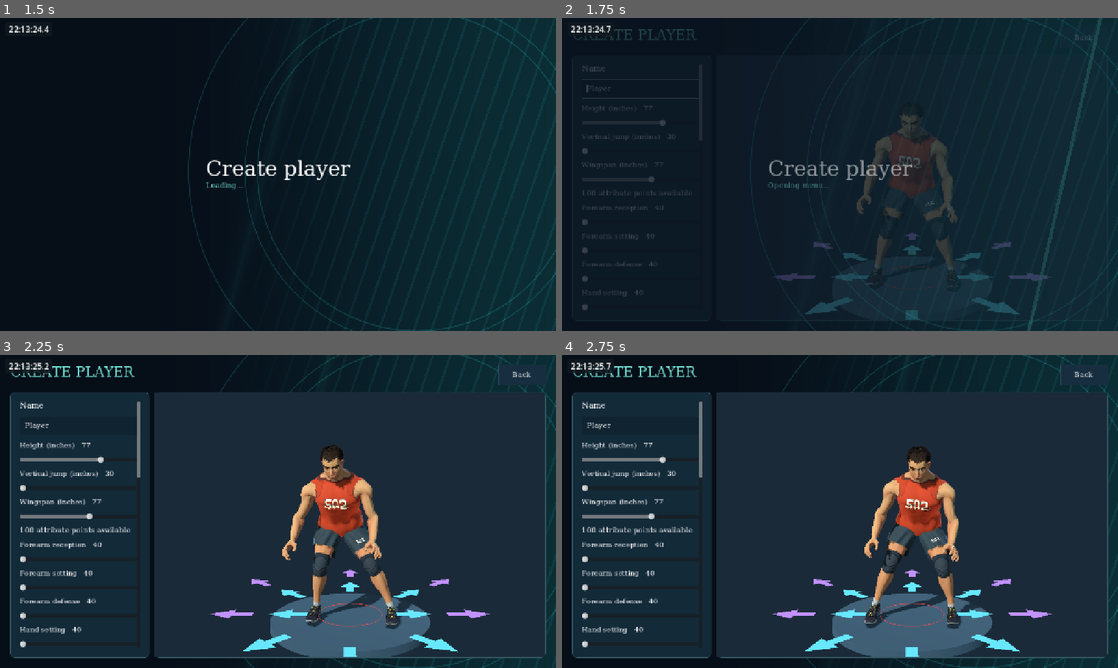
Above: before the commit, frames 1-4 (two rows, left to right).
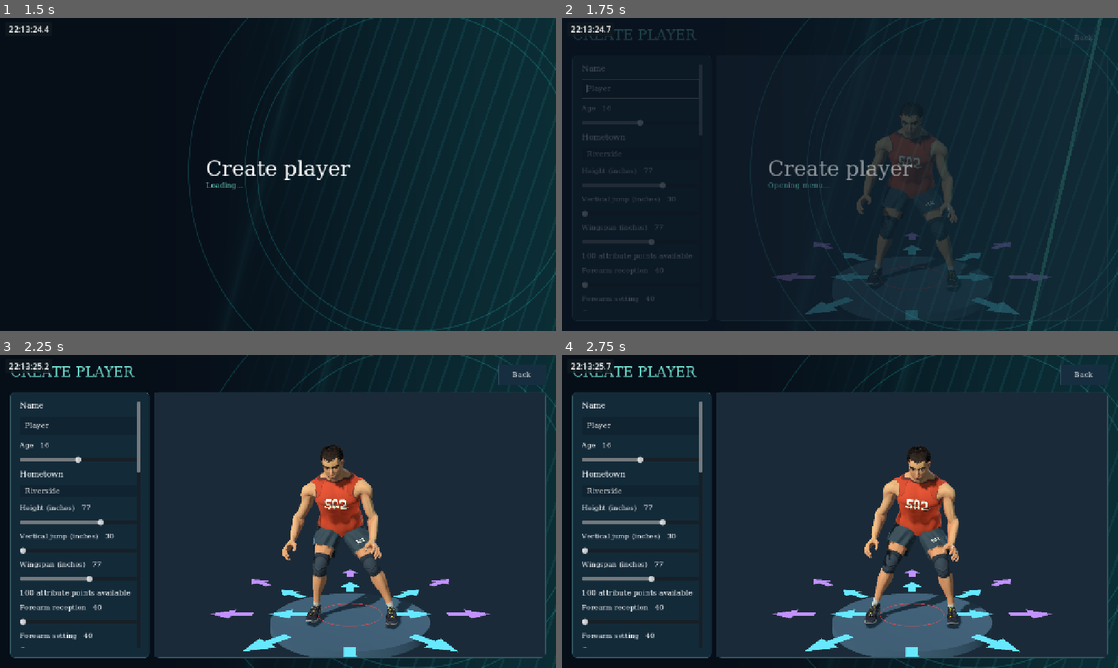
Above: after the commit, the same moments.

Repository: foreandr/volleyball
Game: Godot game, scene res://scenes/main.tscn
Same seed, same stepped clock (60 frames per second), same inputs: the game is played once before the commit and once after it. Sound files missing from this copy of the repository are replaced by a short silence.
Inputs (mouse positions are in pixels of both pictures, inside the frame that each line leads up to):
- Up to frame 1 (1.5 s): click "My Career" at 0.5 s; click "Create athlete" at 1.25 s
- Up to frame 2 (1.75 s): no input
- Up to frame 3 (2.25 s): tap Enter (ui_accept) at 2 s; move the mouse to (400, 495) at 2.02 s; hold Right (ui_right) from 2.03 s (still down); hold Space from 2.03 s (still down); click (400, 495) at 2.17 s
- Up to frame 4 (2.75 s): keep holding Right (ui_right); keep holding Space; tap Enter (ui_accept) at 2.27 s; tap E at 2.3 s

Frame 1 is identical in both runs. In frame 2, 0.8% of the frame differs, in the area x 3-24%, y 28-94%; in frame 3, 2.8%, in the area x 3-26%, y 28-94%; in frame 4, 2.8%.

Commit message:
Capture school roster headshots and smooth setter turns and huddle arrivals

Diff:
--- a/project.godot
+++ b/project.godot
@@ -21,6 +21,7 @@
 renderer/rendering_method.mobile="gl_compatibility"
 
 [autoload]
+SchoolHeadshots="*res://scripts/school_headshots.gd"
 StorySession="*res://scripts/story_session.gd"
 MenuPresentation="*res://scripts/menu_presentation.gd"
 CareerSession="*res://scripts/career_session.gd"
--- a/scripts/career_session.gd
+++ b/scripts/career_session.gd
@@ -14,6 +14,18 @@
 
 func _ready() -> void:
 	data.load(store_path)
+	if data.has_section("athletes"):
+		var changed := false
+		for id in data.get_section_keys("athletes"):
+			var saved: Dictionary = data.get_value("athletes",id)
+			var clean := Profile.clean(saved)
+			for field in ["age","hometown","handedness","name"]:
+				if not saved.has(field):
+					saved[field] = clean[field]
+					changed = true
+			data.set_value("athletes",id,saved)
+			SchoolHeadshots.request(saved)
+		if changed: persist()
 	athlete_id = data.get_value("selection","athlete","")
 	process_mode = Node.PROCESS_MODE_ALWAYS
 	prompt.title = "Career console"
@@ -71,6 +83,7 @@
 	if spent(values)>100 or str(values.name).strip_edges().is_empty(): return false
 	var id := Crypto.new().generate_random_bytes(12).hex_encode()
 	data.set_value("athletes",id,Profile.clean(values))
+	SchoolHeadshots.request(values)
 	athlete_id = id
 	select(id)
 	return checkpoint("origin",0)
--- a/scripts/create.gd
+++ b/scripts/create.gd
@@ -147,6 +147,13 @@
 	name_field.text_changed.connect(func(value): profile.name = value; update_profile())
 	controls.add_child(name_field)
 	profile = Profile.clean(profile)
+	add_attribute(controls,"Age","age",14,18,profile.age)
+	controls.add_child(label("Hometown",18))
+	var town := LineEdit.new()
+	town.text = profile.hometown
+	town.max_length = 64
+	town.text_changed.connect(func(value): profile.hometown = value)
+	controls.add_child(town)
 	add_attribute(controls,"Height (inches)","height_cm",60,84,profile.height_cm / 2.54)
 	add_attribute(controls,"Vertical jump (inches)","vertical_in",30,60,profile.vertical_in)
 	add_attribute(controls,"Wingspan (inches)","wingspan_in",48,96,profile.wingspan_in)
@@ -205,6 +212,7 @@
 func save_player() -> void:
 	profile.name = name_field.text
 	profile.handedness = "Left" if hand_field.selected == 1 else "Right"
+	SchoolHeadshots.request(profile)
 	if CareerSession.creating:
 		if CareerSession.create_athlete(profile):
 			CareerSession.enter_origin = true
--- a/scripts/indoor_practice.gd
+++ b/scripts/indoor_practice.gd
@@ -132,6 +132,7 @@
 	coach.play_action("idle")
 	preload("res://scripts/practice_kit.gd").apply(setter,false)
 	preload("res://scripts/practice_kit.gd").apply(coach,true)
+	setter.set_meta("school_photo",SchoolHeadshots.request(setter.attributes))
 	coach_motion.dress(coach)
 	seat_teammates()
 	for i in PINS.size():
@@ -180,6 +181,14 @@
 func start_drill() -> void:
 	start_practice()
 
+func register_student(actor: Node3D, variant: int) -> void:
+	var names := ["Jordan Reyes","Micah Bell","Noah Park","Eli Chen","Kai Singh","Luca Costa","Sam Rivera","Jules Martin","Rin Ito","Ari Kim","Alex Lewis","Sol Evans","Toby Wright","Casey Lee","Morgan Cole","Jamie Hall","Reese Gray","Dev Patel"]
+	var index := variant - 1 if variant < 20 else variant - 12
+	var values := {"name":names[index],"age":15 + index % 4,"hometown":["Hamilton","Burlington","Toronto","Oshawa","Kingston"][index % 5],"handedness":"Left" if index % 4 == 1 else "Right"}
+	if variant >= 20: values.height_cm = 172 + ((variant - 20) * 7) % 29
+	actor.apply_profile(values)
+	actor.set_meta("school_photo",SchoolHeadshots.request(actor.attributes,variant,actor.team_color))
+
 func seat_teammates() -> void:
 	var seats := [[-1,1,-3.0],[1,0,-1.1],[-1,1,0.9],[1,0,1.4],[-1,2,3.3],[1,1,4.2],[-1,0,5.5],[1,2,6.0],[-1,2,7.8],[1,1,8.0]]
 	for i in seats.size():
@@ -187,6 +196,7 @@
 		var side := int(seat[0])
 		var row := int(seat[1])
 		var athlete_ := athlete(Vector3(side*(6.8+row*.69),0,float(seat[2])),["245447","a34d31","334357"][i%3])
+		register_student(athlete_,20+i)
 		athlete_.set_height_cm(172+(i*7)%29)
 		preload("res://scripts/practice_kit.gd").apply(athlete_,false,20+i)
 		athlete_.rotation.y = -side*PI/2
@@ -260,11 +270,12 @@
 	held = -1
 
 func update_prompts(next: String) -> void:
-	var group := next if next in ["intro","complete","ground"] else "practice"
+	var group := "spectate" if rotation_drill.turn == 1 and next not in ["intro","complete"] else next if next in ["intro","complete","ground"] else "practice"
 	if group==prompt_phase: return
 	prompt_phase = group
 	var entries := []
 	match group:
+		"spectate": entries = [[JOY_BUTTON_A,"Hold to skip"]]
 		"intro": entries = [[JOY_BUTTON_A,"Hold to skip"]]
 		"complete": entries = [[JOY_BUTTON_A,"Continue"]]
 		"ground": entries = [[JOY_BUTTON_LEFT_SHOULDER,"Next toss"],[JOY_BUTTON_START,"Settings"]]
@@ -277,9 +288,12 @@
 	MenuPresentation.load_scene("res://scenes/story.tscn")
 
 func start_practice() -> void:
+	rotation_drill.advance_turn()
+	skip_time = 0
 	demonstration = false
 	demo_index = 0
 	reset_feed()
+	if rotation_drill.turn == 1: say(coach, "%s, you're up first." % setter.display_name,4.0)
 
 func jump_rep() -> bool:
 	return demo_index%2==1 if demonstration else rotation_drill.round_index==1
@@ -319,7 +333,11 @@
 			if attempt.setter==rotation_drill.turn and attempt.made: made+=1
 		title.text="ZONE %d   /   %s   /   %d/9 MADE" % [[1,6,5][rotation_drill.round_index],TARGETS[called()],made]
 		if called()==2: message.text = "72   /   Back set"
-	panel.visible=demonstration or rotation_drill.turn==0
+	panel.visible=demonstration or rotation_drill.turn in [0,1]
+	if not demonstration and rotation_drill.turn == 1:
+		title.text = "First setter"
+		message.text = "Hold A to skip to your turn"
+		Xbox.prompts(controls_row,[[JOY_BUTTON_A,"Hold to skip"]])
 	hint.text = ""
 	hint.hide()
 	meter.value = 0
@@ -381,6 +399,8 @@
 
 func chosen_tempo() -> int:
 	return selected_tempo
+
+var still_seconds := 0.0
 
 func move_setter(delta: float,actor: Node3D=setter,off_ball := false) -> bool:
 	var motion := Vector2(axis(JOY_AXIS_LEFT_X),axis(JOY_AXIS_LEFT_Y))
@@ -406,7 +426,12 @@
 		face_set(actor,choice,delta)
 	elif Vector2(facing.x,facing.z).length()>0.05:
 		actor.rotation.y = rotate_toward(actor.rotation.y,atan2(facing.x,facing.z),delta*(3.33 if focus else 4.5))
-	actor.play_action("base/Idle" if at_net else ("idle" if direction.is_zero_approx() or focus else ("base/Sprint" if sprint else "run")))
+	var resting := direction.is_zero_approx() and not focus and not free_squat.charging and not free_jump.active and choice < 0 and (off_ball or phase == "ground")
+	still_seconds = still_seconds + delta if resting else 0.0
+	if still_seconds >= 3.0:
+		actor.play_action("base/Idle",0.65)
+	else:
+		actor.play_action("base/Idle" if at_net else ("idle" if direction.is_zero_approx() or focus else ("base/Sprint" if sprint else "run")))
 
 	if (at_net or focus) and not direction.is_zero_approx():
 		var local := actor.basis.orthonormalized().inverse()*direction
@@ -420,7 +445,50 @@
 var angular_speed := {}
 var focus_headings := {}
 
+var changing_turn := false
+
+func change_setter(skipping: bool) -> void:
+	changing_turn = true
+	skip.hide()
+	var curtain := ColorRect.new()
+	curtain.color = Color.BLACK
+	curtain.modulate.a = 0
+	curtain.z_index = 99
+	add_child(curtain)
+	curtain.set_anchors_and_offsets_preset(Control.PRESET_FULL_RECT)
+	var fade := create_tween()
+	fade.tween_property(curtain,"modulate:a",1.0,0.35)
+	await fade.finished
+	if skipping:
+		var previous := scorecard.duplicate(true)
+		var done := 0
+		for entry in scorecard:
+			if entry.setter == 1: done += 1
+		for i in range(done,9):
+			var made := rotation_drill.random.randf() < 0.6
+			scorecard.append({"setter":1,"target":ORDER[i%3],"station":i/3,"made":made,"error":0.22 if made else 1.65})
+		if not save_scorecard():
+			scorecard.assign(previous)
+			curtain.queue_free()
+			changing_turn = false
+			return
+		rotation_drill.free_ball(Vector3.DOWN)
+	rotation_drill.advance_turn()
+	for i in 3:
+		rotation_drill.roster[i].position = BASE if i == rotation_drill.turn else rotation_drill.WAIT[(i-rotation_drill.turn+3)%3]
+	jump.active = false
+	skip_time = 0
+	camera_lead = Vector3.ZERO
+	prompt_phase = ""
+	reset_feed()
+	fade = create_tween()
+	fade.tween_property(curtain,"modulate:a",0.0,0.45)
+	await fade.finished
+	curtain.queue_free()
+	changing_turn = false
+
 func _process(delta: float) -> void:
+	if changing_turn: return
 	update_speech(delta)
 	score_strip.visible=phase not in ["intro","net_guide"] and not settings.visible and (not demonstration or phase=="complete")
 	if settings.visible or phase=="net_guide": return
@@ -428,6 +496,14 @@
 		clock+=delta
 		rotation_drill.huddle(delta)
 		return
+	if rotation_drill.turn == 1 and phase != "intro" and not demonstration:
+		var holding := Input.is_key_pressed(KEY_SPACE) or (pad() >= 0 and Input.is_joy_button_pressed(pad(),Xbox.physical(JOY_BUTTON_A)))
+		skip_time = minf(1,skip_time + delta) if holding else 0.0
+		skip.visible = holding
+		skip.value = skip_time * 100
+		if skip_time >= 1:
+			change_setter(true)
+			return
 	var before := {}
 	for actor in rotation_drill.roster+[coach]+rotation_drill.workers.map(func(w): return w.actor):
 		before[actor]=actor.rotation.y
@@ -515,7 +591,7 @@
 				next_release = clock+2.0
 				if not demonstration: rotation_drill.tosses+=1
 				source = ball.position
-				toss_curve=[.55,1.35,2.65][rotation_drill.tosses%3]*rotation_drill.random.randf_range(.91,1.09)
+				toss_curve=[1.35,2.65,3.95][rotation_drill.tosses%3]*rotation_drill.random.randf_range(.91,1.09)
 				var apex := maxf(source.y,catch_point.y)+toss_curve
 				contact_time=sqrt(2.*(apex-source.y)/9.81)+sqrt(2.*(apex-catch_point.y)/9.81)
 				toss_spin=Vector3([-8.0,1.4,7.5][rotation_drill.tosses%3],rotation_drill.random.randf_range(-3,3),rotation_drill.random.randf_range(-2,2))
@@ -639,6 +715,12 @@
 				if scorecard.size()>=27:
 					complete()
 					return
+				var current_count := 0
+				for attempt in scorecard:
+					if attempt.setter == rotation_drill.turn: current_count += 1
+				if current_count == 9:
+					change_setter(false)
+					return
 				rotation_drill.advance_turn()
 				reset_feed()
 
@@ -767,19 +849,8 @@
 	return rig.to_global(rig.get_bone_global_pose(rig.find_bone("Head")).origin)
 
 func portrait(actor: Node3D) -> TextureRect:
-	var viewport := SubViewport.new()
-	viewport.size = Vector2i(96, 96)
-	viewport.world_3d = world.get_world_3d()
-	viewport.render_target_update_mode = SubViewport.UPDATE_ONCE
-	add_child(viewport)
-	var lens := Camera3D.new()
-	viewport.add_child(lens)
-	var face := head_position(actor) + Vector3.UP * 0.07
-	lens.position = face + actor.global_basis.z.normalized() * 0.72
-	lens.look_at(face)
-	lens.fov = 41
 	var photo := TextureRect.new()
-	photo.texture = viewport.get_texture()
+	photo.texture = actor.get_meta("school_photo")
 	photo.expand_mode = TextureRect.EXPAND_IGNORE_SIZE
 	photo.custom_minimum_size = Vector2(50, 50)
 	photo.size_flags_horizontal = Control.SIZE_SHRINK_CENTER
@@ -837,6 +908,7 @@
 		nameplate.text = actor.display_name
 		nameplate.horizontal_alignment = HORIZONTAL_ALIGNMENT_CENTER
 		stack.add_child(nameplate)
+		card.tooltip_text = "%s / Age %d / %s / %s-handed" % [actor.display_name,actor.attributes.age,actor.attributes.hometown,actor.handedness]
 		stack.add_child(label)
 		score_labels.append(label)
 	add_child(score_cue)
@@ -916,6 +988,7 @@
 	coach_motion.dispose()
 
 func _input(event: InputEvent) -> void:
+	if changing_turn: return
 	if phase=="net_guide": return
 	if event is InputEventKey and event.echo: return
 	if get_tree().paused: return
@@ -943,6 +1016,7 @@
 		get_viewport().set_input_as_handled()
 		return
 	if rotation_drill.turn!=0 and not demonstration:
+		if rotation_drill.turn == 1 and ((event is InputEventJoypadButton and event.button_index == Xbox.physical(JOY_BUTTON_A)) or (event is InputEventKey and event.keycode == KEY_SPACE)): return
 		free_input(event)
 		return
 	if demonstration:
--- a/scripts/player_profile.gd
+++ b/scripts/player_profile.gd
@@ -8,6 +8,8 @@
 
 static func generate() -> Dictionary:
 	var values := {"name":"%s %s" % [["Kai","Maya","Noor","Luca","Sam","Imani","Rin","Alex","Jules","Ari","Leah","Sol"].pi …(274 unchanged characters)…
+	values.age = randi_range(14,18)
+	values.hometown = ["Hamilton","Burlington","Toronto","Oshawa","Kingston"].pick_random()
 	for rating in RATINGS:
 		values[rating] = randi_range(20,99)
 	for key in KIT_CHOICES: values[key]=KIT_CHOICES[key].pick_random()
@@ -23,6 +25,9 @@
 
 static func clean(profile: Dictionary) -> Dictionary:
 	var result := {"name":str(profile.get("name",DEFAULTS.name)).strip_edges().left(32),"height_cm":clampf(float(profile.get("height_cm",DEFAULTS.height_cm)),152.4,213.36),"handedness":"Left" if profile.get("handedness","Right") == "Left" else "Right"}
+	result.age = clampi(int(profile.get("age",16)),14,18)
+	result.hometown = str(profile.get("hometown","Riverside")).strip_edges().left(64)
+	if result.hometown.is_empty(): result.hometown = "Riverside"
 	for key in KIT_CHOICES:
 		var choice=profile.get(key,KIT_CHOICES[key][0])
 		result[key]=choice if choice in KIT_CHOICES[key] else KIT_CHOICES[key][0]
--- /dev/null
+++ b/scripts/school_headshots.gd
@@ -0,0 +1,71 @@
+extends Node
+
+const Profile = preload("res://scripts/player_profile.gd")
+const Kit = preload("res://scripts/practice_kit.gd")
+const DIRECTORY := "user://school_headshots"
+var textures := {}
+var jobs: Array[Dictionary] = []
+var busy := false
+
+func request(values: Dictionary, variant := 0, color := Color("e97937")) -> Texture2D:
+	var profile := Profile.clean(values)
+	var key := (JSON.stringify(profile) + str(variant) + color.to_html()).sha256_text()
+	if textures.has(key): return textures[key]
+	var path := DIRECTORY.path_join(key + ".png")
+	var texture := ImageTexture.new()
+	textures[key] = texture
+	if FileAccess.file_exists(path):
+		var saved := Image.load_from_file(path)
+		if saved != null and not saved.is_empty():
+			texture.set_image(saved)
+			return texture
+	if DisplayServer.get_name() != "headless":
+		jobs.append({"profile":profile,"variant":variant,"color":color,"path":path,"texture":texture})
+		if not busy:
+			busy = true
+			render_queue.call_deferred()
+	return texture
+
+func render_queue() -> void:
+	DirAccess.make_dir_recursive_absolute(DIRECTORY)
+	while not jobs.is_empty():
+		var job: Dictionary = jobs.pop_front()
+		var studio := SubViewport.new()
+		studio.world_3d = World3D.new()
+		studio.size = Vector2i(256,256)
+		add_child(studio)
+		var environment := Environment.new()
+		environment.background_mode = Environment.BG_COLOR
+		environment.background_color = Color("556978")
+		environment.ambient_light_source = Environment.AMBIENT_SOURCE_COLOR
+		environment.ambient_light_color = Color.WHITE
+		environment.ambient_light_energy = 0.85
+		studio.world_3d.environment = environment
+		var actor := preload("res://scripts/volleyball_player.gd").new()
+		actor.team_color = job.color
+		studio.add_child(actor)
+		actor.apply_profile(job.profile)
+		Kit.apply(actor,false,job.variant)
+		actor.play_action("base/Idle",0)
+		actor.animator.advance(0)
+		actor.animator.pause()
+		var rig := actor.skeleton
+		var head := rig.to_global(rig.get_bone_global_pose(rig.find_bone("Head")).origin)
+		var center := head - Vector3.UP * 0.07
+		var camera := Camera3D.new()
+		studio.add_child(camera)
+		camera.position = center + Vector3.BACK * 1.4
+		camera.look_at(center)
+		camera.projection = Camera3D.PROJECTION_ORTHOGONAL
+		camera.size = 0.74 * actor.height_cm / 180.0
+		var light := DirectionalLight3D.new()
+		studio.add_child(light)
+		light.rotation_degrees = Vector3(-22,18,0)
+		studio.render_target_update_mode = SubViewport.UPDATE_ONCE
+		await RenderingServer.frame_post_draw
+		var image := studio.get_texture().get_image()
+		job.texture.set_image(image)
+		if image.save_png(job.path) != OK: push_error("Could not save school headshot.")
+		studio.queue_free()
+		await get_tree().process_frame
+	busy = false
--- a/scripts/setter_tryout.gd
+++ b/scripts/setter_tryout.gd
@@ -2,11 +2,7 @@
 
 func start_drill() -> void:
 	scorecard=CareerSession.data.get_value(CareerSession.key(),"tryout_scorecard",[]).duplicate(true)
-	var count := scorecard.size()
-	rotation_drill.round_index=mini(count/9,2)
-	rotation_drill.turn=(count/3)%3
-	rotation_drill.attempts=count%3
-	setter=rotation_drill.roster[rotation_drill.turn]
+	rotation_drill.advance_turn()
 	rep=CareerSession.progress()
 	gym.update_board(rep)
 	if CareerSession.stage() not in ["complete","after_tryout"] and not StorySession.game_options.get_value("tutorial","seen_net_guide",false):
@@ -44,6 +40,10 @@
 	for place in order.size():
 		var row: Dictionary = order[place]
 		score_labels[row.id].text = "%s\n%d/9 made" % [["Starting setter","Backup setter","Cut"][place],row.made]
+		var tint: Color = [Color("76e59b"),Color("ffda71"),Color("ff8989")][place]
+		score_labels[row.id].add_theme_color_override("font_color",tint)
+		var card: PanelContainer = score_labels[row.id].get_parent().get_parent()
+		card.add_theme_stylebox_override("panel",MenuPresentation.box(tint.darkened(0.83),tint,2))
 		score_strip.move_child(score_labels[row.id].get_parent().get_parent(),place)
 	message.text="Final standings"
 
--- a/scripts/tryout_rotation.gd
+++ b/scripts/tryout_rotation.gd
@@ -46,22 +46,14 @@
 	random.randomize()
 	roster.append(game.setter)
 	for i in [1,2]: roster.append(game.athlete(WAIT[i],["","377f95","93543a"][i]))
-	roster[1].display_name="Jordan Reyes"
-	roster[2].display_name="Micah Bell"
+	for i in [1,2]: game.register_student(roster[i],i)
 	for i in [1,2]: preload("res://scripts/practice_kit.gd").apply(roster[i],false,i)
+	for actor in roster: key_upright_idle(actor)
 	for i in HOME.size():
 		var actor: Node3D = game.athlete(HOME[i],"395b48")
+		game.register_student(actor,i+3)
 		preload("res://scripts/practice_kit.gd").apply(actor,false,i+3)
-		# The imported idle and walk clips omit spine_01. Key its neutral
-		# rotation so procedural pickup and net-duck poses can blend out.
-		for clip_name in ["base/Idle","base/Walk",actor.animation_slots.get("run","run")]:
-			if not actor.animator.has_animation(clip_name): continue
-			var clip: Animation=actor.animator.get_animation(clip_name)
-			var bone := NodePath("Armature/Skeleton3D:spine_01")
-			if clip.find_track(bone,Animation.TYPE_ROTATION_3D)>=0: continue
-			var track := clip.add_track(Animation.TYPE_ROTATION_3D)
-			clip.track_set_path(track,bone)
-			clip.rotation_track_insert_key(track,0.,actor.skeleton.get_bone_rest(actor.skeleton.find_bone("spine_01")).basis.get_rotation_quaternion())
+		key_upright_idle(actor)
 		workers.append({"actor":actor,"cargo":[],"goal":null,"lifting":0.0,"start":Vector3.ZERO})
 	runner=workers[5].actor
 	basket = Node3D.new()
@@ -167,6 +159,18 @@
 func cart_slot(cart: Node3D,slot: int) -> Vector3:
 	return cart.to_global(Vector3((slot%5-2)*.211,.703+.212*(slot/15),((slot/5)%3-1)*.214))
 
+func key_upright_idle(actor: Node3D) -> void:
+	# The imported idle and walk clips omit spine_01. Key its neutral
+	# rotation so procedural pickup and net-duck poses can blend out.
+	for clip_name in ["base/Idle","base/Walk",actor.animation_slots.get("run","run")]:
+		if not actor.animator.has_animation(clip_name): continue
+		var clip: Animation=actor.animator.get_animation(clip_name)
+		var bone := NodePath("Armature/Skeleton3D:spine_01")
+		if clip.find_track(bone,Animation.TYPE_ROTATION_3D)>=0: continue
+		var track := clip.add_track(Animation.TYPE_ROTATION_3D)
+		clip.track_set_path(track,bone)
+		clip.rotation_track_insert_key(track,0.,actor.skeleton.get_bone_rest(actor.skeleton.find_bone("spine_01")).basis.get_rotation_quaternion())
+
 func station_ready(dt: float) -> bool:
 	var requested := mini(round_index,2)
 	if requested!=station:
@@ -283,21 +287,27 @@
 	game.ball.hide()
 
 func advance_turn() -> void:
-	attempts += 1
-	if attempts==3:
-		attempts=0
-		turn=(turn+1)%3
-		manual_wait=false
-		if turn==0:
+	var previous := turn
+	for candidate in [1,0,2]:
+		var count := 0
+		for entry in game.scorecard:
+			if entry.setter == candidate: count += 1
+		if count < 9:
+			turn = candidate
+			round_index = count / 3
+			attempts = count % 3
+			break
+	if previous != turn:
+		manual_wait = false
+		if turn == 0:
 			unloading.erase(roster[0])
 			game.end_free_motion()
-			round_index+=1
 			for body in human_cargo:
-				body.freeze=false
-				body.collision_layer=128
+				body.freeze = false
+				body.collision_layer = 128
 				loose.append(body)
 			human_cargo.clear()
-	game.setter=roster[turn]
+	game.setter = roster[turn]
 
 var walking_progress := {}
 
@@ -829,6 +839,41 @@
 var look_angles: Array[float]=[]
 var shoulder_trim := {}
 var elbow_adjustments := {}
+var approach_reached := {}
+var settled_positions := {}
+var huddle_velocity := {}
+
+func huddle_walk(actor: Node3D, goal: Vector3, dt: float) -> void:
+	var dir := (goal - actor.position).slide(Vector3.UP)
+	if dir.length() < 0.05: return
+	var occupied := []
+	var blocked := false
+	for other in circle:
+		if other == actor: continue
+		var offset: Vector3 = other.position - actor.position
+		occupied.append(other.position)
+		var ahead := offset.dot(dir.normalized())
+		if ahead > 0 and ahead < minf(1.6,dir.length()) and (offset - dir.normalized()*ahead).length() < 0.8: blocked = true
+	for cart in bins + [basket]: occupied.append(cart.position)
+	if not routes.paths.has(actor):
+		if blocked: routes.detour(actor,goal,occupied)
+		else: routes.reroute(actor,goal)
+	var waypoint := routes.waypoint(actor,goal,dt)
+	var toward := (waypoint - actor.position).slide(Vector3.UP)
+	var heading := atan2(toward.x,toward.z)
+	actor.rotation.y = rotate_toward(actor.rotation.y,heading,2.25*dt)
+	var speed := minf(2.35,dir.length()*2.8) * maxf(0.0,cos(angle_difference(actor.rotation.y,heading)))
+	var velocity: Vector3 = huddle_velocity.get(actor,Vector3.ZERO)
+	velocity = velocity.move_toward(Vector3(sin(actor.rotation.y),0,cos(actor.rotation.y))*speed,3.8*dt)
+	var start := actor.position
+	var next := move_actor(actor,velocity*dt)
+	var allowed := velocity.move_toward((next-start)/maxf(dt,0.001),4.0*dt)
+	if (next-start).dot(allowed) > 0:
+		actor.position += allowed.limit_length((next-start).length()/maxf(dt,0.001))*dt
+	huddle_velocity[actor] = (actor.position-start)/maxf(dt,0.001)
+	if speed > 0.4 and actor.position.distance_to(start)<dt*0.25: routes.paths.erase(actor)
+	actor.play_action("base/Walk" if huddle_velocity[actor].length()>0.15 else "base/Idle")
+
 
 func huddle(dt: float) -> void:
 	if huddle_planted:
@@ -838,6 +883,16 @@
 	if circle.is_empty():
 		circle=roster+workers.map(func(w): return w.actor)+[game.coach]
 		circle.sort_custom(func(a,b): return huddle_angle(a)<huddle_angle(b))
+		# Preserve neighboring order, choosing the offset with the least travel.
+		var ordered := circle.duplicate()
+		var best := INF
+		for offset in circle.size():
+			var cost := 0.0
+			for j in circle.size():
+				cost += absf(angle_difference(huddle_angle(ordered[(j+offset)%circle.size()]),TAU*j/circle.size()-PI))
+			if cost < best:
+				best = cost
+				for j in circle.size(): circle[j] = ordered[(j+offset)%circle.size()]
 	# Read the previous displayed pose before the idle clips are advanced.
 	for actor: Node3D in shoulder_trim:
 		var entry: Dictionary=shoulder_trim[actor]
@@ -864,12 +919,21 @@
 			continue
 		actor.animator.advance(dt)
 		var angle := TAU*i/circle.size()-PI
-		var spot := HUDDLE_CENTER+Vector3(sin(angle),0,cos(angle))*1.02
-		if actor.position.distance_to(spot)>.13:
-			walk(actor,spot,dt,3.1)
-			continue
-		actor.position=actor.position.move_toward(spot,dt*.42)
-		if actor.position.distance_to(spot)<.004: present+=1
+		var radial := Vector3(sin(angle),0,cos(angle))
+		var spot := HUDDLE_CENTER + radial*1.17
+		var outer := HUDDLE_CENTER + radial*1.95
+		if not approach_reached.has(actor):
+			if actor.position.distance_to(outer) > 0.35 and actor.position.distance_to(spot) > 0.55:
+				huddle_walk(actor,outer,dt)
+				continue
+			approach_reached[actor] = true
+			routes.paths.erase(actor)
+		if not settled_positions.has(actor):
+			if actor.position.distance_to(spot) > 0.22:
+				huddle_walk(actor,spot,dt)
+				continue
+			settled_positions[actor] = actor.position
+		present += 1
 		actor.play_action("base/Idle")
 		var inward := HUDDLE_CENTER-actor.position
 		actor.rotation.y=rotate_toward(actor.rotation.y,atan2(inward.x,inward.z),dt*2.)
@@ -904,6 +968,7 @@
 			var sign_: float=1. if side=="l" else -1.
 			var arm := "upperarm_"+str(side)
 			var adjacent: Node3D=circle[posmod(i+(1 if side=="r" else -1),circle.size())]
+			if not settled_positions.has(adjacent) or not settled_positions.has(actor): continue
 			var distance := actor.position.distance_to(adjacent.position)
 			var weight := 1.-smoothstep(.77,1.02,distance)
 			var upper := i%2==0
@@ -925,6 +990,12 @@
 			if actor!=game.coach:
 				aim=adjacent.dressed_surface.contact(aim,Vector3.UP if upper else back)
 				if upper: shoulder_normal=Vector3.UP.slerp(adjacent.dressed_surface.hit_normal,.68)
+			if actor != game.coach:
+				var reach := Contact.joint(actor,arm)
+				var elbow_at := Contact.joint(actor,"lowerarm_"+str(side))
+				var hand_at := Contact.joint(actor,"hand_"+str(side))
+				var length := reach.distance_to(elbow_at) + elbow_at.distance_to(hand_at)
+				if reach.distance_to(aim) > length*0.9 or aim.y > reach.y + 0.12: continue
 			var pole := Vector3(sign_*.75,.18 if upper else -.65,-.85)
 
 			if actor==game.coach:
Not shown, changed: GAME_DESIGN.md
